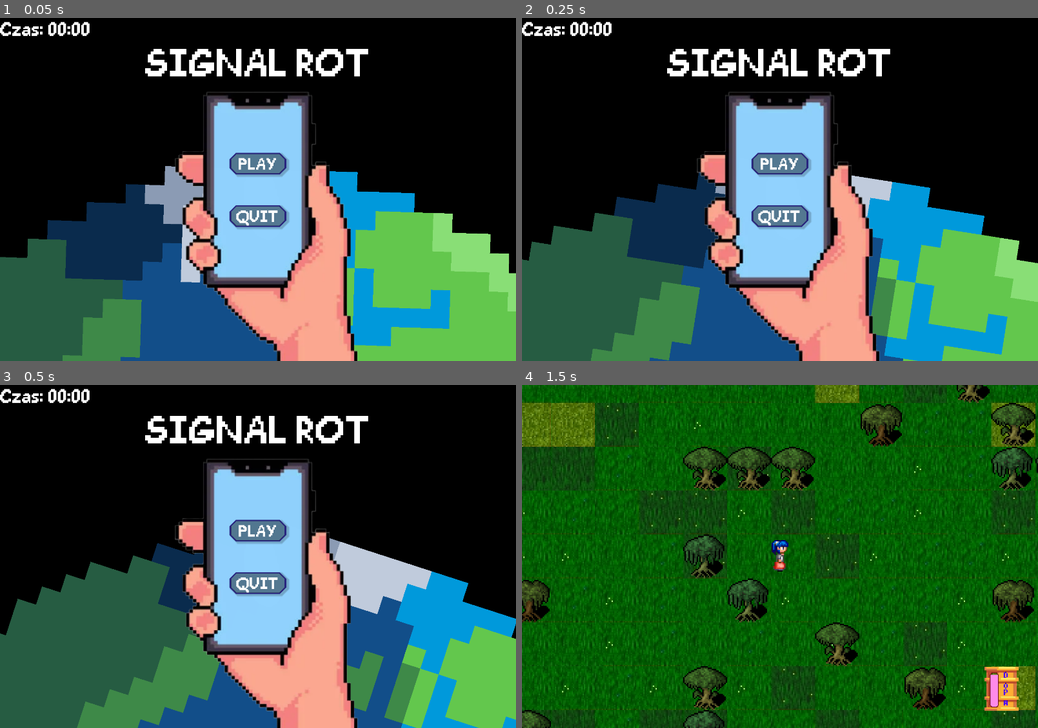
Above: before the commit, frames 1-4 (two rows, left to right).
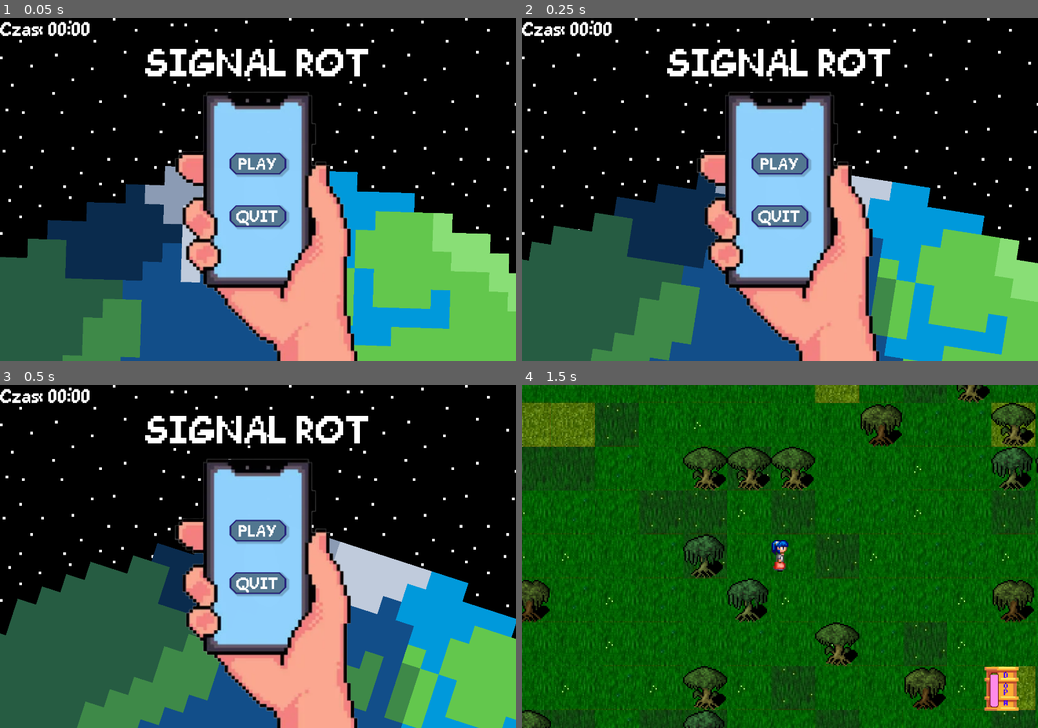
Above: after the commit, the same moments.

Repository: mikowy001/hackaton26
Game: Godot game, scene res://scenes/Main_Menu.tscn
Two runs of this game, one before a commit and one after it. Both use one fixed random seed, a clock stepped at 60 frames per second and the inputs below.
Inputs:
- Up to frame 1 (0.05 s): no input
- Up to frame 2 (0.25 s): no input
- Up to frame 3 (0.5 s): no input
- Up to frame 4 (1.5 s): click "PLAY" at 0.5 s; tap Enter at 1.25 s; hold D (move_right) from 1.28 s (still down); tap Space (spacja) at 1.35 s

The runs differ from the first frame. In frame 1, 0.6% of the frame differs, in the area x 0-100%, y 0-65%; in frame 2, 0.6%; in frame 3, 0.5%; in frame 4, nothing differs.

Commit message:
ładne tło w menu

Diff:
--- a/scenes/Main_Menu.tscn
+++ b/scenes/Main_Menu.tscn
@@ -1,13 +1,16 @@
 [gd_scene format=3 uid="uid://cy1gqv6pnq27s"]
 
 [ext_resource type="Theme" uid="uid://bnan0rflvcshl" path="res://Huberto's Assets/Menu.tres" id="1_257up"]
+[ext_resource type="Texture2D" uid="uid://bboa35gcmkjec" path="res://assets/space_11.png" id="1_ytedg"]
 [ext_resource type="Texture2D" uid="uid://cfinwu4taopks" path="res://Huberto's Assets/earth.png" id="2_gtid3"]
 [ext_resource type="Texture2D" uid="uid://c5nyk2uifly7w" path="res://Huberto's Assets/menuHandWithPhone.png" id="3_257up"]
 [ext_resource type="Script" uid="uid://bjyifs4ffkjki" path="res://scripts/Menu/Play.gd" id="4_257up"]
 [ext_resource type="Script" uid="uid://by84mfs2s0023" path="res://scripts/Menu/Quit.gd" id="4_dnfjo"]
+[ext_resource type="Script" uid="uid://b86f2jsm5eb57" path="res://scenes/Wyświetlacz_Czasu.gd" id="7_d3eho"]
 
 [sub_resource type="Animation" id="Animation_yv6n1"]
-length = 0.001
+length = 10.0
+loop_mode = 1
 tracks/0/type = "value"
 tracks/0/imported = false
 tracks/0/enabled = true
@@ -15,10 +18,10 @@
 tracks/0/interp = 1
 tracks/0/loop_wrap = true
 tracks/0/keys = {
-"times": PackedFloat32Array(0),
-"transitions": PackedFloat32Array(1),
+"times": PackedFloat32Array(0, 10),
+"transitions": PackedFloat32Array(1, 1),
 "update": 0,
-"values": [0.0]
+"values": [0.0, 6.283185307179586]
 }
 
 [sub_resource type="Animation" id="Animation_rh5f6"]
@@ -52,6 +55,14 @@
 grow_horizontal = 2
 grow_vertical = 2
 color = Color(0, 0, 0, 1)
+
+[node name="TextureRect3" type="TextureRect" parent="." unique_id=1485851349]
+offset_right = 750.0
+offset_bottom = 500.0
+size_flags_horizontal = 6
+size_flags_vertical = 6
+texture = ExtResource("1_ytedg")
+stretch_mode = 1
 
 [node name="Label" type="Label" parent="." unique_id=1713974983]
 anchors_preset = 5
@@ -132,18 +143,24 @@
 
 [node name="AnimationPlayer" type="AnimationPlayer" parent="." unique_id=51385520]
 libraries/ = SubResource("AnimationLibrary_r2ip2")
-autoplay = &"ZIEMIA"
+autoplay = &"RESET"
 
 [node name="Camera2D" type="Camera2D" parent="." unique_id=1853070166]
 anchor_mode = 0
 zoom = Vector2(0.5, 0.5)
 
 [node name="Label2" type="Label" parent="." unique_id=1921516014]
-offset_right = 40.0
-offset_bottom = 23.0
+offset_right = 132.0
+offset_bottom = 32.0
 theme = ExtResource("1_257up")
 theme_override_font_sizes/font_size = 32
 text = "Czas: 00:00"
+script = ExtResource("7_d3eho")
+
+[node name="Control" type="Control" parent="." unique_id=1093842084]
+layout_mode = 3
+anchors_preset = 0
+metadata/_edit_use_anchors_ = true
 
 [connection signal="pressed" from="TextureRect/VBoxContainer/Button" to="TextureRect/VBoxContainer/Button" method="_on_pressed"]
 [connection signal="pressed" from="TextureRect/VBoxContainer/Button3" to="TextureRect/VBoxContainer/Button3" method="_on_pressed"]
--- /dev/null
+++ b/scenes/Wyświetlacz_Czasu.gd
@@ -0,0 +1 @@
+extends Label
Not shown, added: scenes/Wyświetlacz_Czasu.gd.uid
